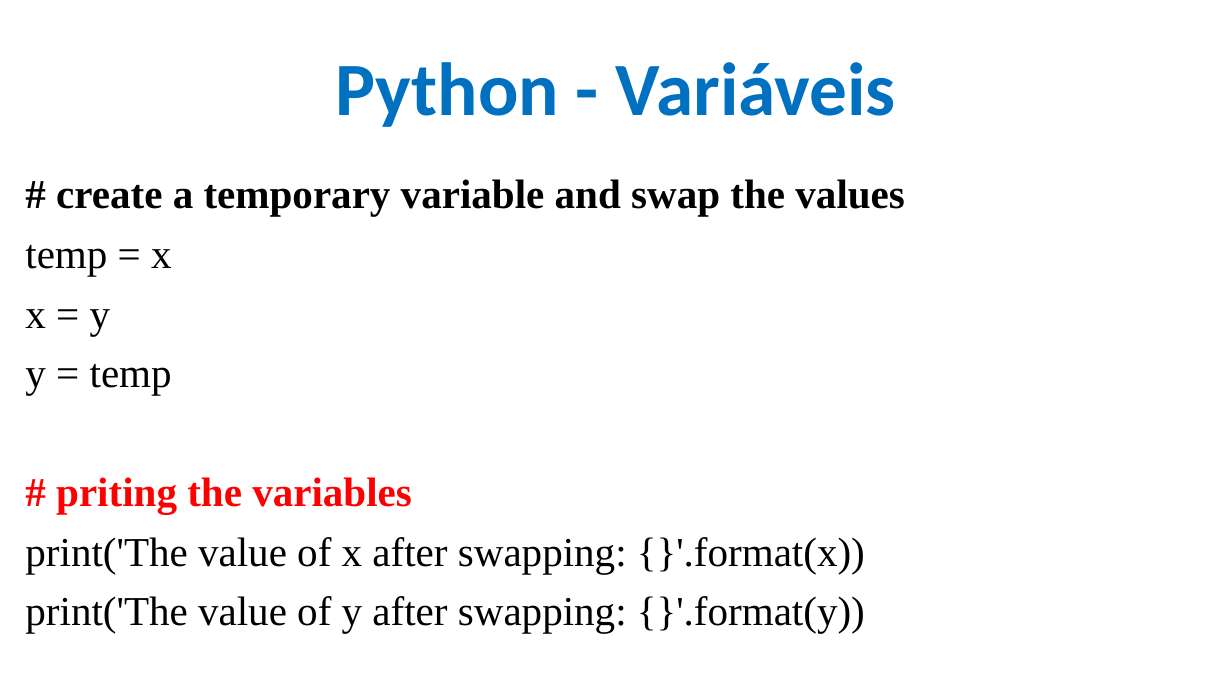
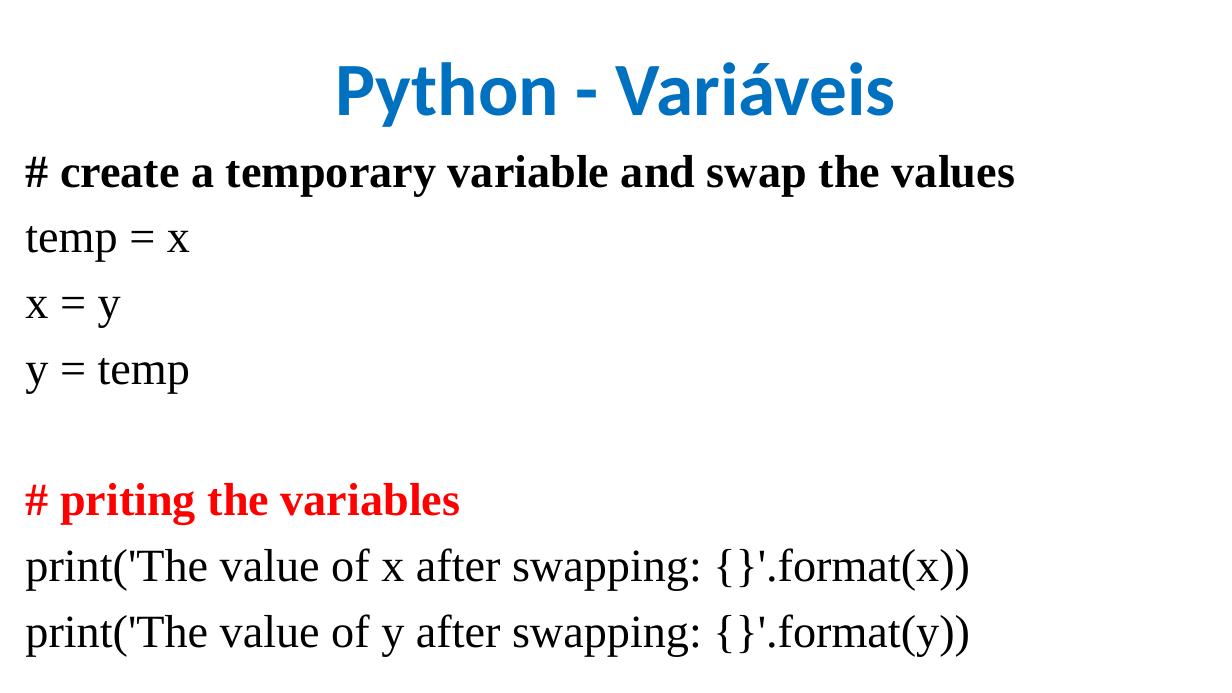
Before and after one commit to CloudEducationBrazil/WydenPythonParadigmas, a slide deck: slide 7 of 01 Classes/Aula 04 05 06 Programação Python.pptx. Drawn at 1232x693 pixels with LibreOffice and Linux fonts; fonts in the diff are those of the drawing; background and template pictures are left out. Boxes give left, top, right and bottom in pixels: in the first picture for what was removed or moved away, otherwise in the second. Text is boxed around its words. In the diff, an @@ line names an element or a change of style, - is before the commit and + after.

```diff
--- a/01 Classes/Aula 04 05 06 Programação Python.pptx
+++ b/01 Classes/Aula 04 05 06 Programação Python.pptx
@@ text "# create a temporary variable ...": place and size @@
-text "# create a temporary variable ..." at box(25, 179, 904, 633)
+text "# create a temporary variable ..." at box(25, 155, 1015, 656)
@@ text "# create a temporary variable ..." at box(25, 155, 1015, 656): size 24 to 27 pt @@
```
Also in this commit, not shown: 15 other slides changed, 2 other files.
